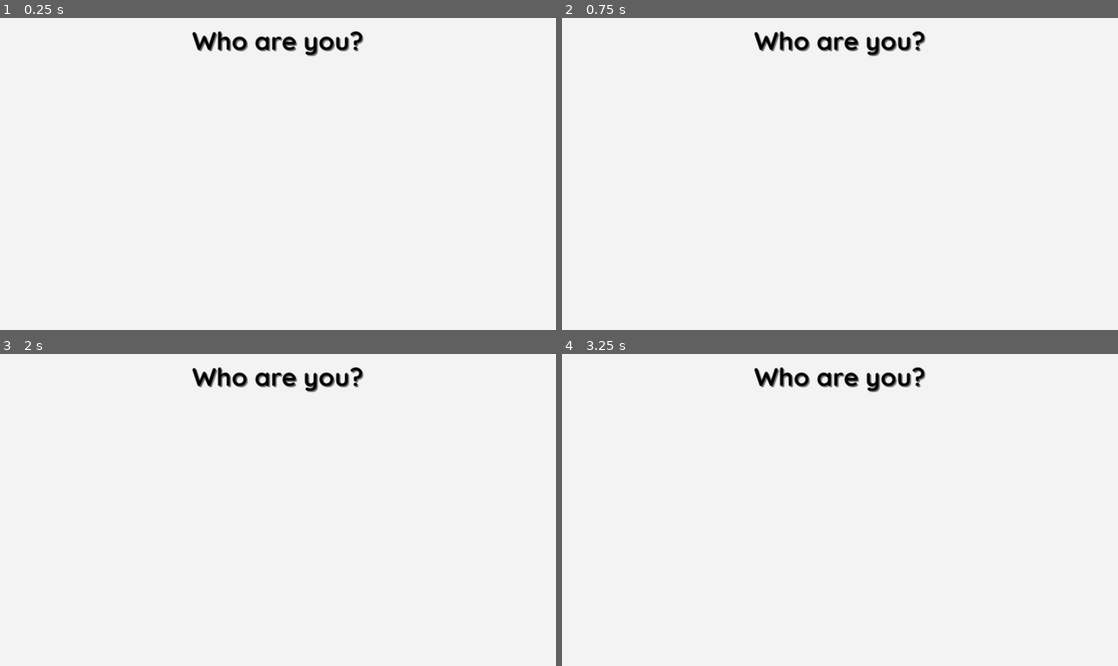
Above: before the commit, frames 1-4 (two rows, left to right).
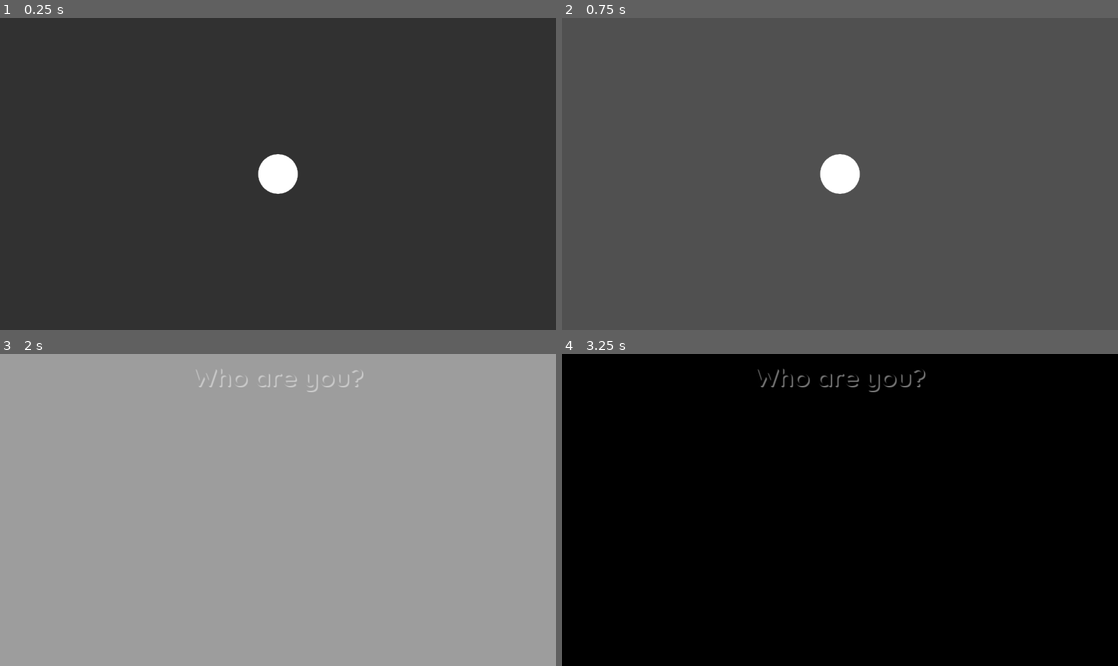
Above: after the commit, the same moments.

Repository: Cepukka/HEX
Game: Godot game, scene res://Scene/scene1.tscn
Same seed, same stepped clock (60 frames per second), same inputs: the game is played once before the commit and once after it. This scene is started directly instead of the project's main scene.
Inputs (mouse positions are in pixels of both pictures, inside the frame that each line leads up to):
- Up to frame 1 (0.25 s): no input
- Up to frame 2 (0.75 s): click (801, 149) at 0.52 s
- Up to frame 3 (2 s): click (239, 485) at 1.27 s
- Up to frame 4 (3.25 s): move the mouse to (962, 494) at 2.02 s; move the mouse to (728, 525) at 2.77 s

The runs differ from the first frame. In frame 1, 99% of the frame differs, in the area x 0-100%, y 0-100%; in frame 2, 99%; in frame 3, 100%; in frame 4, 99%.

Commit message:
Add first scene transition

Diff:
--- /dev/null
+++ b/Scene/circle.tscn
@@ -0,0 +1,8 @@
+[gd_scene load_steps=2 format=2]
+
+[ext_resource path="res://Script/Circle.gd" type="Script" id=1]
+
+[node name="Circle" type="Node2D"]
+
+script = ExtResource( 1 )
+color = Color( 1, 1, 1, 1 )
--- /dev/null
+++ b/Scene/scene1.gd
@@ -0,0 +1,17 @@
+extends Node
+
+# class member variables go here, for example:
+# var a = 2
+# var b = "textvar"
+
+func _ready():
+	VisualServer.set_default_clear_color(Color(0, 0, 0))
+
+#func _process(delta):
+#	# Called every frame. Delta is time since last frame.
+#	# Update game logic here.
+#	pass
+
+
+func _on_Button_pressed():
+	SceneSwitcher.goto_scene("res://Scene/GUI/gui-scene2.tscn")
--- a/Scene/scene1.tscn
+++ b/Scene/scene1.tscn
@@ -1,7 +1,72 @@
-[gd_scene load_steps=2 format=2]
+[gd_scene load_steps=3 format=2]
 
-[ext_resource path="res://Scene/GUI/gui-scene2.tscn" type="PackedScene" id=1]
+[ext_resource path="res://Scene/scene1.gd" type="Script" id=1]
+[ext_resource path="res://Scene/circle.tscn" type="PackedScene" id=2]
 
-[node name="Root" type="Node"]
+[node name="Root" type="Node" index="0"]
 
-[node name="GuiRoot" parent="." index="0" instance=ExtResource( 1 )]
+script = ExtResource( 1 )
+
+[node name="ColorRect" type="ColorRect" parent="." index="0"]
+
+anchor_left = 0.0
+anchor_top = 0.0
+anchor_right = 1.0
+anchor_bottom = 1.0
+margin_left = -728.0
+margin_top = -306.0
+margin_right = 752.0
+margin_bottom = 515.0
+rect_pivot_offset = Vector2( 0, 0 )
+rect_clip_content = false
+mouse_filter = 0
+mouse_default_cursor_shape = 0
+size_flags_horizontal = 1
+size_flags_vertical = 1
+color = Color( 0.196078, 0.196078, 0.196078, 1 )
+_sections_unfolded = [ "Size Flags" ]
+
+[node name="Circle" parent="." index="1" instance=ExtResource( 2 )]
+
+position = Vector2( 427, 240 )
+scale = Vector2( 3, 3 )
+_sections_unfolded = [ "Transform" ]
+
+[node name="Button" type="Button" parent="Circle" index="0"]
+
+self_modulate = Color( 1, 1, 1, 0 )
+anchor_left = 0.0
+anchor_top = 0.0
+anchor_right = 1.0
+anchor_bottom = 1.0
+margin_left = -32.0
+margin_top = -32.0
+margin_right = -32.0
+margin_bottom = -32.0
+rect_pivot_offset = Vector2( 0, 0 )
+rect_clip_content = false
+focus_mode = 2
+mouse_filter = 0
+mouse_default_cursor_shape = 0
+size_flags_horizontal = 1
+size_flags_vertical = 1
+toggle_mode = false
+enabled_focus_mode = 2
+shortcut = null
+group = null
+flat = false
+align = 1
+_sections_unfolded = [ "Anchor", "Margin", "Size Flags", "Visibility" ]
+
+[node name="Tween" type="Tween" parent="Circle" index="1"]
+
+repeat = false
+playback_process_mode = 1
+playback_speed = 1.0
+playback/active = false
+playback/repeat = false
+playback/speed = 1.0
+
+[connection signal="mouse_entered" from="Circle/Button" to="Circle" method="_on_Button_mouse_entered"]
+
+[connection signal="pressed" from="Circle/Button" to="." method="_on_Button_pressed"]
--- a/Script/Circle.gd
+++ b/Script/Circle.gd
@@ -2,7 +2,7 @@
 
 const SIDE_LEN_PX = 2
 
-var radius = 1
+var radius = 10
 export var color = Color(1, 1, 1) setget color_change
 var vertices = PoolVector2Array()
 var empty = PoolVector2Array()
@@ -29,3 +29,7 @@
 func color_change(value):
 	color = value
 	update()
+
+func _on_Button_mouse_entered():
+	$Tween.interpolate_property(self, "transform/scale", Vector2(1, 1), Vector2(1.2, 1.2), 0.1, Tween.TRANS_LINEAR, Tween.EASE_OUT)
+	$Tween.start()
